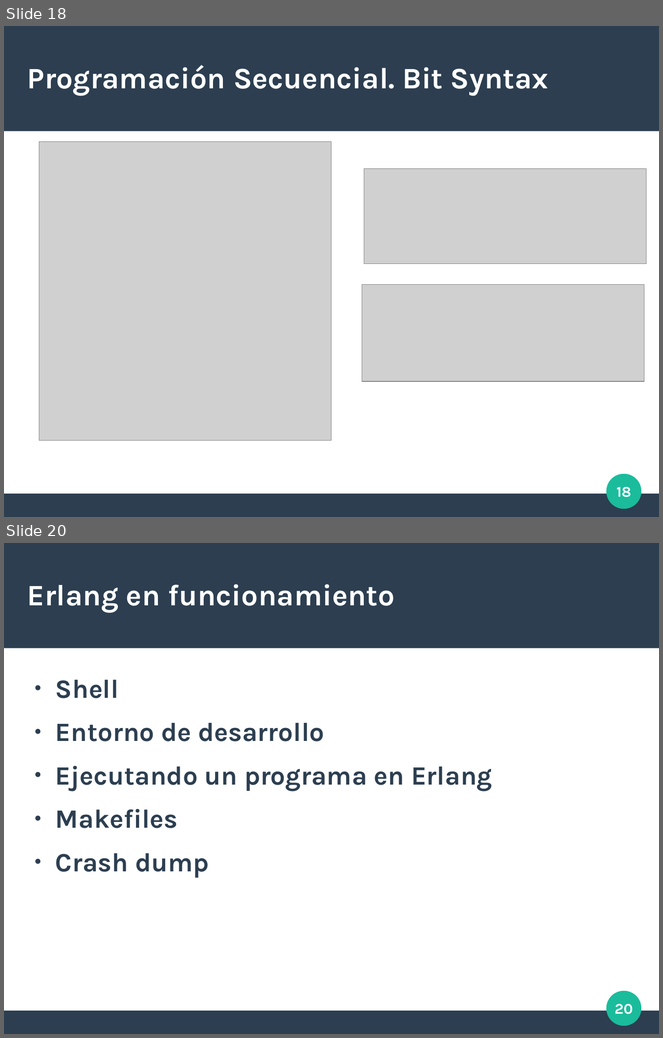
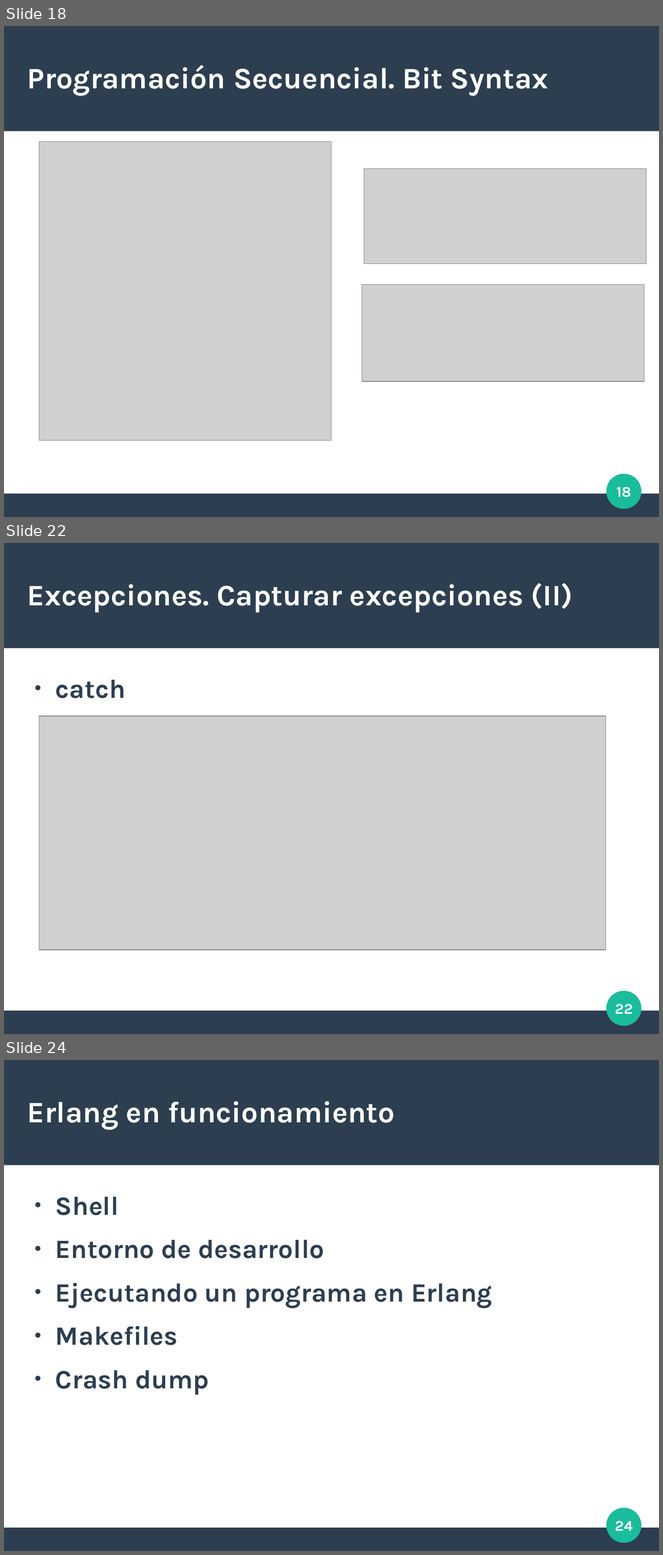
Before and after one commit to duqueGZ/erlang_101, a slide deck: doc/slides_erlang_101.odp. Shown one above the other, each under a label of ours: slides 18 and 20 before the commit, slides 18, 22 and 24 after it; the slides between them are not shown. The pictures are 663x1038 and 663x1555 pixels, drawn with LibreOffice and Linux fonts; fonts in the diff are those of the drawing; grey boxes stand for pictures. Boxes give left, top, right and bottom in pixels: in the first picture for what was removed or moved away, otherwise in the second. Text is boxed around its words. In the diff, an @@ line names an element or a change of style, - is before the commit and + after.

```diff
--- a/doc/slides_erlang_101.odp
+++ b/doc/slides_erlang_101.odp
@@ slide 22 added at bbox=[4, 543, 659, 1034], background #FFFFFF; not listed: 3 template elements that a slide beside it also shows @@
@@ title added at bbox=[27, 583, 573, 613], 36 pt, text #FFFFFF, bold @@
+Excepciones. Capturar excepciones (II)
@@ text added at bbox=[55, 680, 126, 698], 32 pt, text #2C3E50, bold @@
+● catch
@@ picture added at bbox=[39, 716, 606, 950] @@
@@ page number added at bbox=[615, 1004, 633, 1014], 18 pt, text #FFFFFF, bold @@
+22
@@ what was slide 20 is now slide 24 @@
@@ page number at bbox=[615, 1521, 633, 1531]: text changed @@
-20
+24
```
Also in this commit, not shown: 1 slide changed, 3 other slides added, 1 other file.
